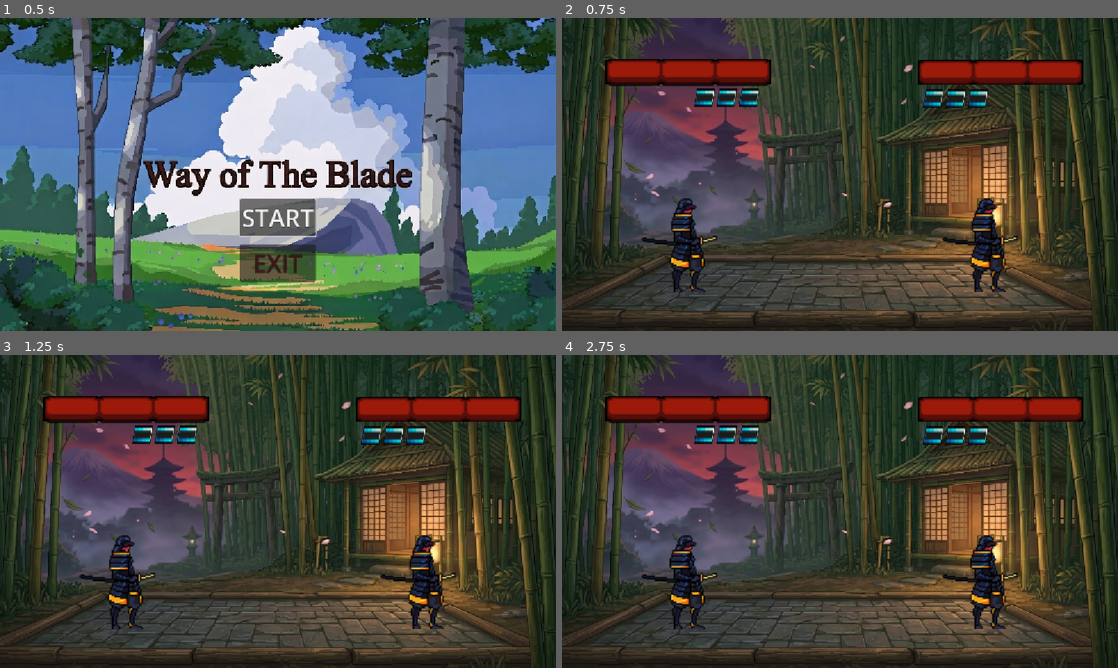
Above: before the commit, frames 1-4 (two rows, left to right).
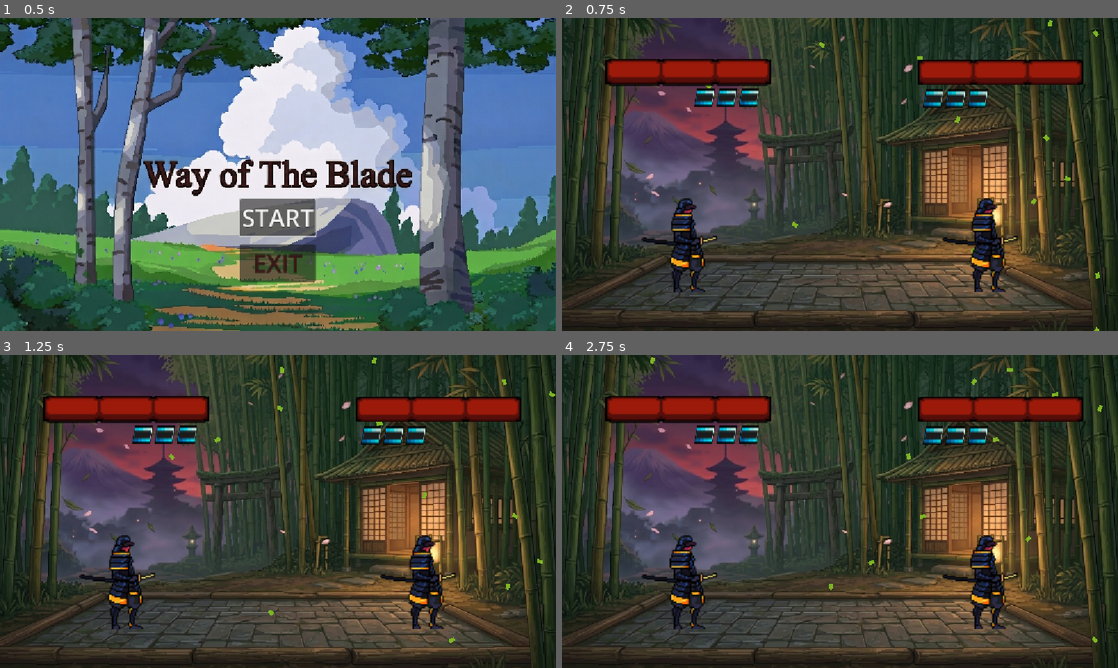
Above: after the commit, the same moments.

Repository: ianRHS/Way-of-the-blade-
Game: Godot game, scene res://Scenes/MainMenu.tscn
Same seed, same stepped clock (60 frames per second), same inputs: the game is played once before the commit and once after it.
Inputs:
- Up to frame 1 (0.5 s): no input
- Up to frame 2 (0.75 s): click "START" at 0.5 s
- Up to frame 3 (1.25 s): no input
- Up to frame 4 (2.75 s): no input

Frame 1 is identical in both runs. In frame 2, 0.2% of the frame differs, in the area x 25-97%, y 0-100%; in frame 3, 0.2%, in the area x 30-100%, y 0-92%; in frame 4, 0.2%.

Commit message:
added atmospheric particle system
added a system to spawn in leafs to add to the atmosphere of the game

Diff:
--- a/Scenes/Main.tscn
+++ b/Scenes/Main.tscn
@@ -5,12 +5,28 @@
 [ext_resource type="PackedScene" uid="uid://binsmm51c3858" path="res://Scenes/hud.tscn" id="3_rgh2o"]
 [ext_resource type="PackedScene" uid="uid://b5x1nfrmc3t54" path="res://Scenes/pause_menu.tscn" id="4_rgh2o"]
 [ext_resource type="Texture2D" uid="uid://cvtx2k382ldwh" path="res://Assets/e5a8aeeb-32ca-4c44-bbd0-1733f2adb2d7.jpg" id="5_pbw6q"]
+[ext_resource type="Texture2D" uid="uid://m36ehsowkb7w" path="res://Assets/leaf_pack/folhas_verde.png" id="6_v1gob"]
 
 [sub_resource type="RectangleShape2D" id="RectangleShape2D_xnrmw"]
 size = Vector2(1152, 18)
 
 [sub_resource type="RectangleShape2D" id="RectangleShape2D_05dxr"]
 size = Vector2(10, 648)
+
+[sub_resource type="AtlasTexture" id="AtlasTexture_jw32o"]
+atlas = ExtResource("6_v1gob")
+region = Rect2(355.9999, 514.41797, 12.5, 8.979004)
+
+[sub_resource type="ParticleProcessMaterial" id="ParticleProcessMaterial_50glp"]
+particle_flag_disable_z = true
+emission_shape = 3
+emission_box_extents = Vector3(600, 1, 1)
+angle_min = -22.19999
+angle_max = 360.00003
+angular_velocity_min = -45.000015
+angular_velocity_max = 44.999985
+gravity = Vector3(30, 40, 0)
+turbulence_noise_speed = Vector3(1, 1, 0)
 
 [node name="Main" type="Node2D" unique_id=2001256775]
 
@@ -66,3 +82,11 @@
 grow_vertical = 2
 texture = ExtResource("5_pbw6q")
 expand_mode = 1
+
+[node name="GPUParticles2D" type="GPUParticles2D" parent="." unique_id=1102532930]
+position = Vector2(566, -69)
+amount = 40
+texture = SubResource("AtlasTexture_jw32o")
+lifetime = 10.0
+preprocess = 15.0
+process_material = SubResource("ParticleProcessMaterial_50glp")
Binary file added: Assets/leaf_pack/folhas_amarelas.png
Not shown, added: Assets/leaf_pack/folhas_amarelas.png.import
Binary file added: Assets/leaf_pack/folhas_rosa.png
Not shown, added: Assets/leaf_pack/folhas_rosa.png.import
Binary file added: Assets/leaf_pack/folhas_totalmente_rosa.png
Not shown, added: Assets/leaf_pack/folhas_totalmente_rosa.png.import
Binary file added: Assets/leaf_pack/folhas_verde.png
Not shown, added: Assets/leaf_pack/folhas_verde.png.import
Binary file added: Assets/leaf_pack/galho_de_folhas_laranjas.png
Not shown, added: Assets/leaf_pack/galho_de_folhas_laranjas.png.import
Binary file added: Assets/leaf_pack/galho_de_folhas_verde.png
Not shown, added: Assets/leaf_pack/galho_de_folhas_verde.png.import
(and 8 more such lines)
